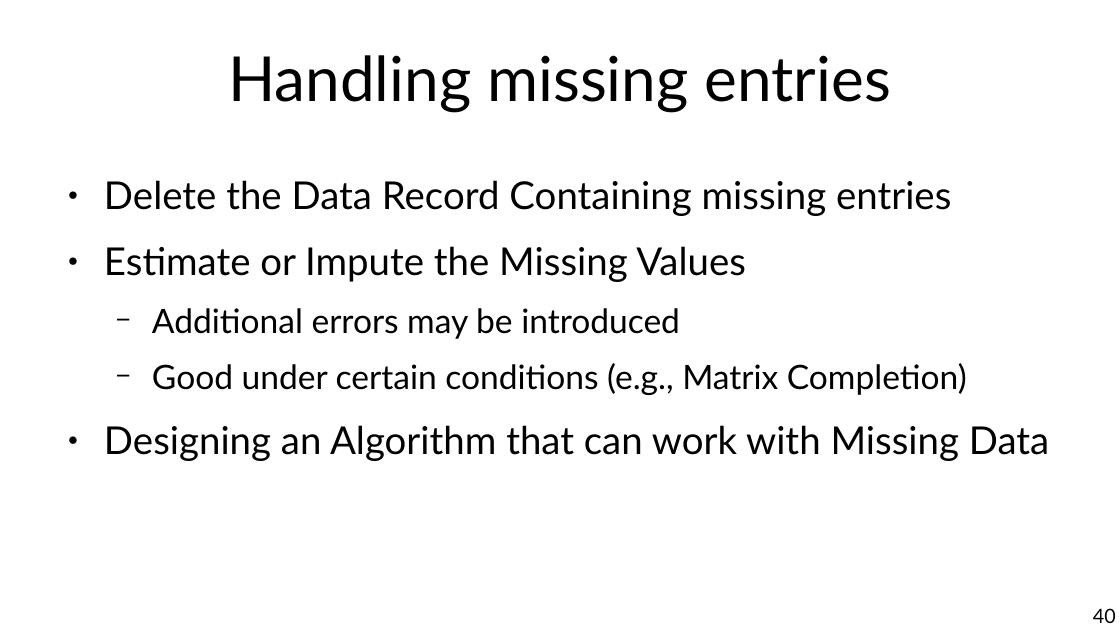
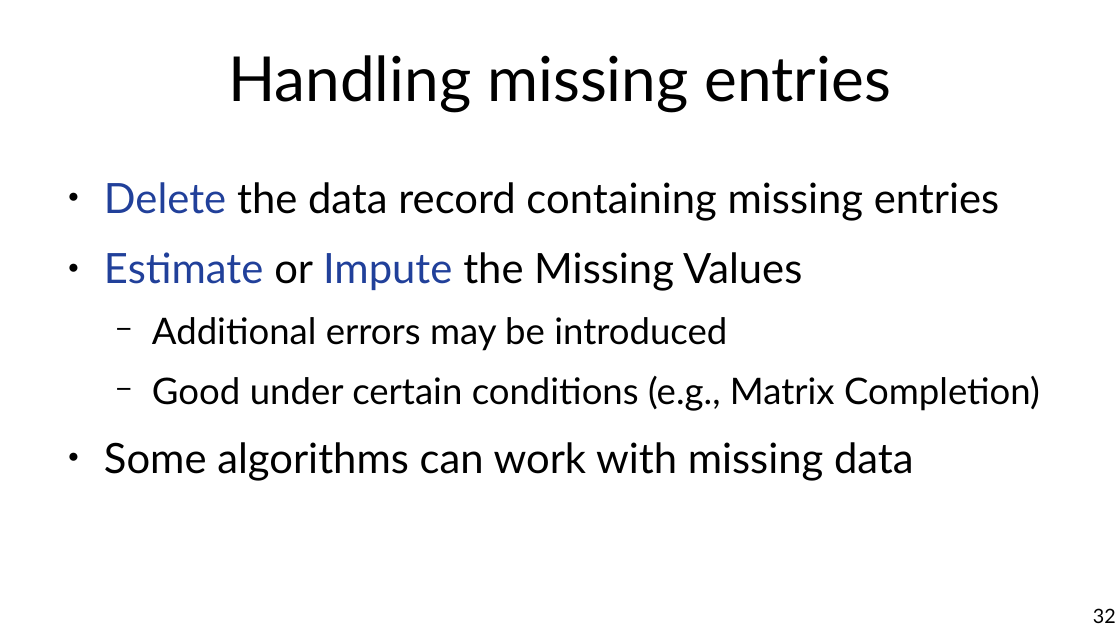
Before and after one commit to marco-calautti/data-mining-course, a slide deck: slide 32 of theory/tt02_data_preparation.odp (slide 40 before the commit). Drawn at 1120x630 pixels with LibreOffice and Linux fonts; fonts in the diff are those of the drawing. Boxes give left, top, right and bottom in pixels: in the first picture for what was removed or moved away, otherwise in the second. Text is boxed around its words. In the diff, an @@ line names an element or a change of style, - is before the commit and + after.

```diff
--- a/theory/tt02_data_preparation.odp
+++ b/theory/tt02_data_preparation.odp
@@ text at box(104, 182, 999, 221): text changed; size 27.2 to 29.6 pt @@
-● Delete the Data Record Containing missing entries
+● Delete the data record containing missing entries
@@ text at box(104, 252, 1040, 411): size 27.2 to 29.6 pt in "Estimate or Impute the Missing Values"; text colour #000000 to #21409A in "Estimate Impute"; size 23.8 to 25.9 pt in "Additional errors may be introduced", "Good under certain conditions (e.g., Matrix Completion)" @@
@@ text at box(104, 442, 914, 481): text changed; size 27.2 to 29.6 pt @@
-● Designing an Algorithm that can work with Missing Data
+● Some algorithms can work with missing data
@@ page number at box(1093, 608, 1116, 623): text changed @@
-40
+32
```
Also in this commit, not shown: 30 other slides changed, 8 slides added, 12 slides removed.
